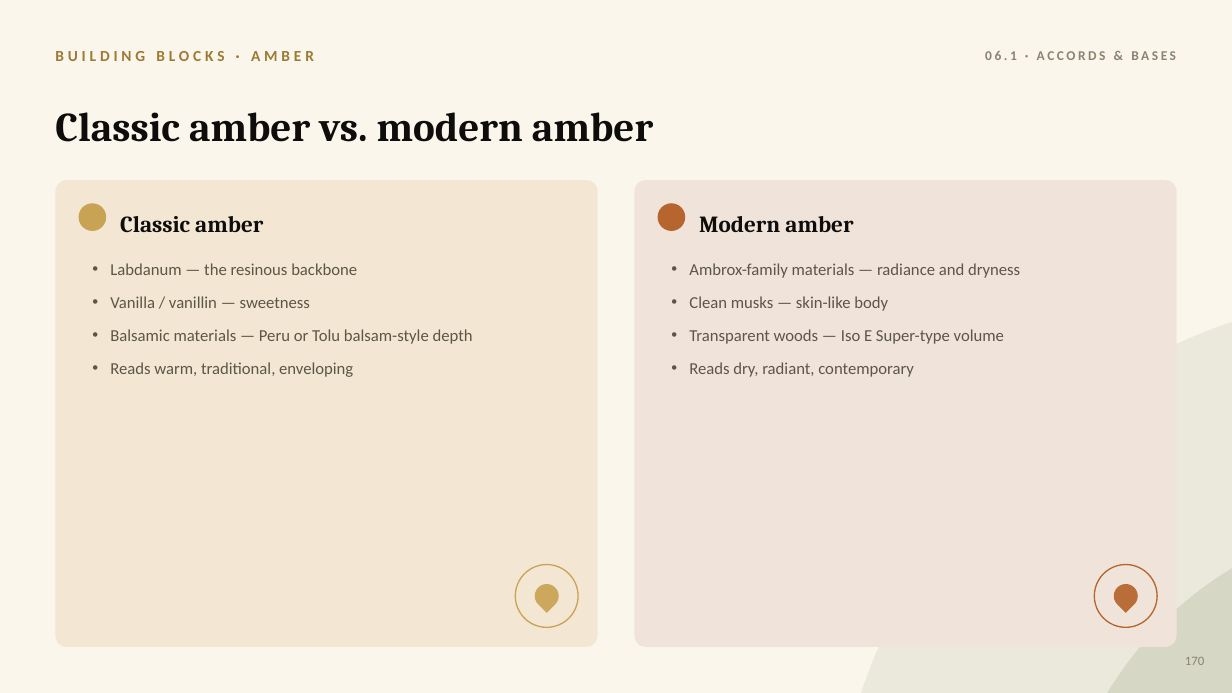
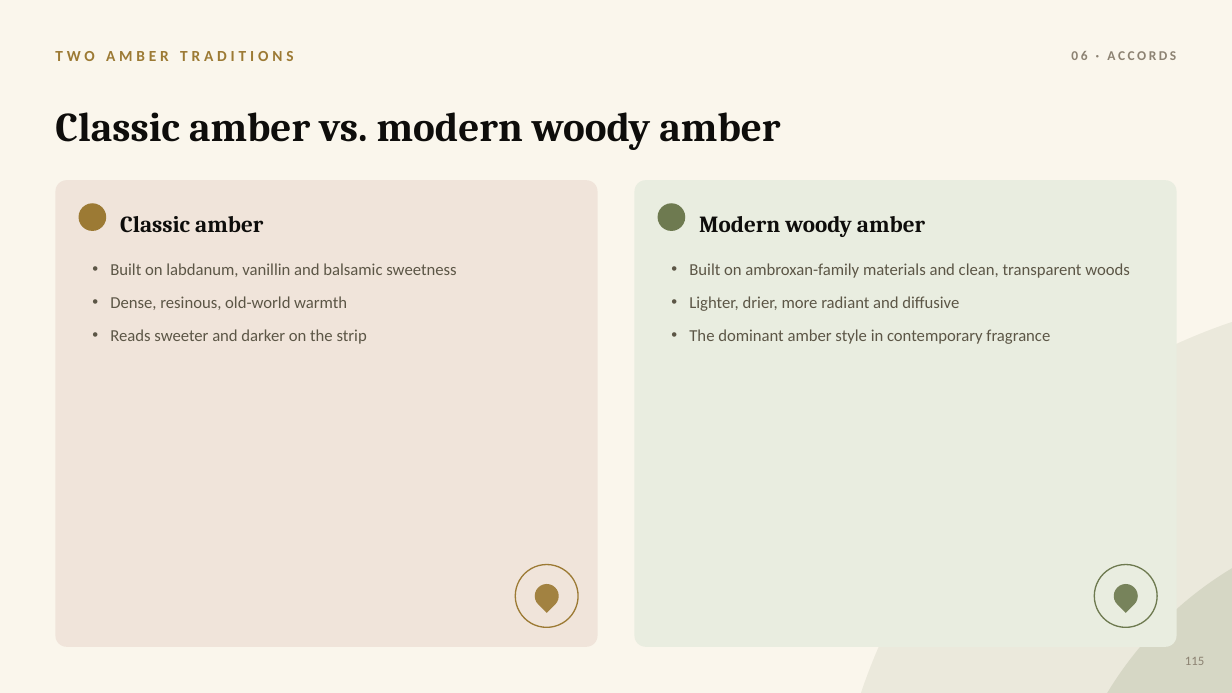
Before and after one commit to yevfumes/yev, a slide deck: slide 124 of course/YEVFUMES_Perfumery_Course.pptx (slide 180 before the commit). Drawn at 1232x693 pixels with LibreOffice and Linux fonts; fonts in the diff are those of the drawing. Boxes give left, top, right and bottom in pixels: in the first picture for what was removed or moved away, otherwise in the second. Text is boxed around its words. In the diff, an @@ line names an element or a change of style, - is before the commit and + after.

```diff
--- a/course/YEVFUMES_Perfumery_Course.pptx
+++ b/course/YEVFUMES_Perfumery_Course.pptx
@@ text at <box>55,51,293,61</box>: text changed @@
-BUILDING BLOCKS · AMBER
+TWO AMBER TRADITIONS
@@ text at <box>1071,51,1176,60</box>: text changed @@
-06.1 · ACCORDS & BASES
+06 · ACCORDS
@@ text at <box>55,112,780,150</box>: text changed @@
-Classic amber vs. modern amber
+Classic amber vs. modern woody amber
@@ rounded rectangle at <box>55,180,598,647</box>: fill #F3E7D3 to #F0E4DA @@
@@ ellipse at <box>79,203,106,231</box>: fill #C9A354 to #9C7A34 @@
@@ rounded rectangle at <box>635,180,1177,647</box>: fill #F0E4DA to #E9EDE0 @@
@@ ellipse at <box>658,203,686,231</box>: fill #B5652D to #6E7A50 @@
@@ text at <box>699,216,925,237</box>: text changed @@
-Modern amber
+Modern woody amber
@@ text at <box>110,263,456,344</box>: text changed @@
-• Labdanum — the resinous backbone
-• Vanilla / vanillin — sweetness
-• Balsamic materials — Peru or Tolu balsam-style depth
-• Reads warm, traditional, enveloping
+• Built on labdanum, vanillin and balsamic sweetness
+• Dense, resinous, old-world warmth
+• Reads sweeter and darker on the strip
@@ text at <box>689,263,1130,344</box>: text changed @@
-• Ambrox-family materials — radiance and dryness
-• Clean musks — skin-like body
-• Transparent woods — Iso E Super-type volume
-• Reads dry, radiant, contemporary
+• Built on ambroxan-family materials and clean, transparent woods
+• Lighter, drier, more radiant and diffusive
+• The dominant amber style in contemporary fragrance
@@ ellipse at <box>516,565,579,628</box>: outline #C9A354 1.01 pt to #9C7A34 1.01 pt @@
@@ ellipse at <box>1094,565,1157,628</box>: outline #B5652D 1.01 pt to #6E7A50 1.01 pt @@
@@ teardrop at <box>530,579,564,613</box>: fill #C9A354 at 92% opacity to #9C7A34 at 92% opacity @@
@@ teardrop at <box>1109,579,1143,613</box>: fill #B5652D at 92% opacity to #6E7A50 at 92% opacity @@
@@ text at <box>1185,657,1204,665</box>: text changed @@
-170
+115
```
Also in this commit, not shown: 150 other slides changed, 12 slides added, 64 slides removed.
